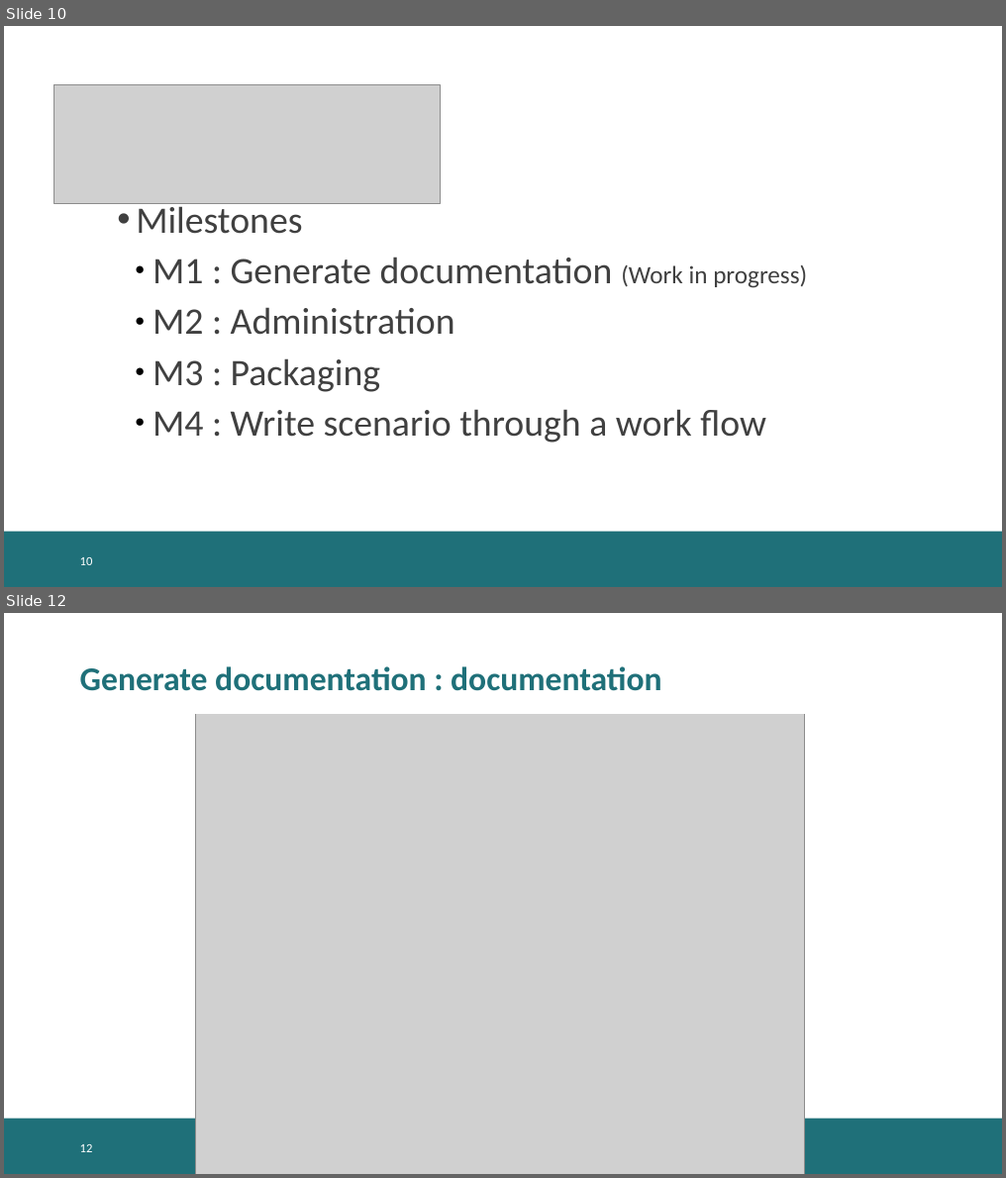
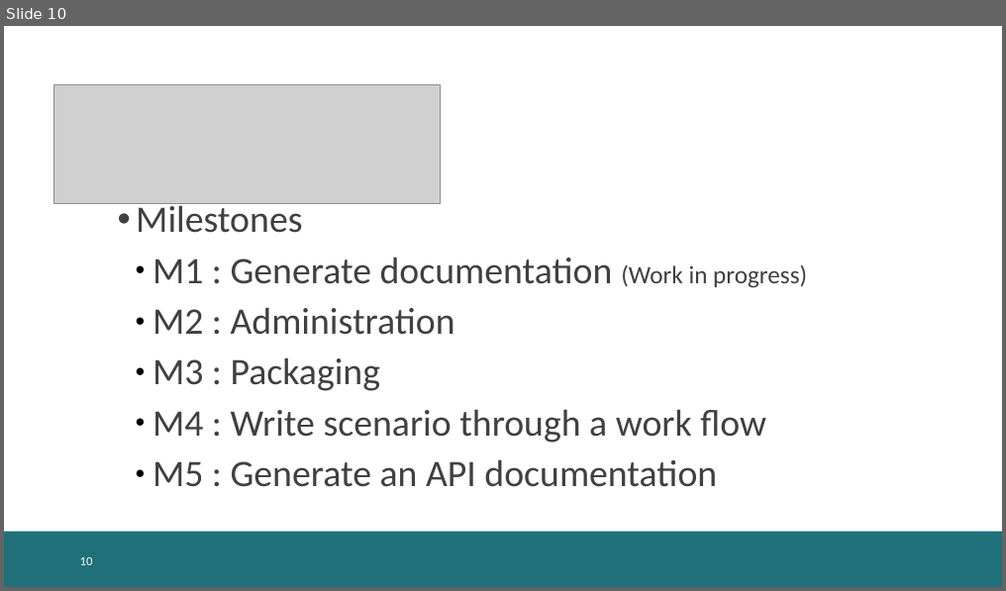
Before and after one commit to KelkooGroup/theGardener, a slide deck: doc/BDD_TheGardener_in_a_nutshell.pptx. Shown one above the other, each under a label of ours: slides 10 and 12 before the commit, slide 10 after it; the slides between them are not shown. The pictures are 1006x1178 and 1006x591 pixels, drawn with LibreOffice and Linux fonts; fonts in the diff are those of the drawing; grey boxes stand for pictures; background and template pictures are left out. Boxes give left, top, right and bottom in pixels: in the first picture for what was removed or moved away, otherwise in the second. Text is boxed around its words. In the diff, an @@ line names an element or a change of style, - is before the commit and + after.

```diff
--- a/doc/BDD_TheGardener_in_a_nutshell.pptx
+++ b/doc/BDD_TheGardener_in_a_nutshell.pptx
@@ slide 12 removed at [4, 613, 1002, 1174], background #FFFFFF; not listed: 1 template element that a slide beside it also shows @@
@@ rectangle removed at [134, 631, 835, 713] @@
@@ text removed at [80, 666, 662, 691] @@
-Generate documentation : documentation
@@ picture removed at [196, 676, 805, 1174] @@
@@ page number removed at [80, 1145, 93, 1153] @@
-12
@@ slide 10 changed as well @@
@@ text at [152, 460, 717, 487]: paragraph added @@
+  ● M5 : Generate an API documentation
```
Also in this commit, not shown: 7 other slides changed, 1 other slide removed, 3 other files.
